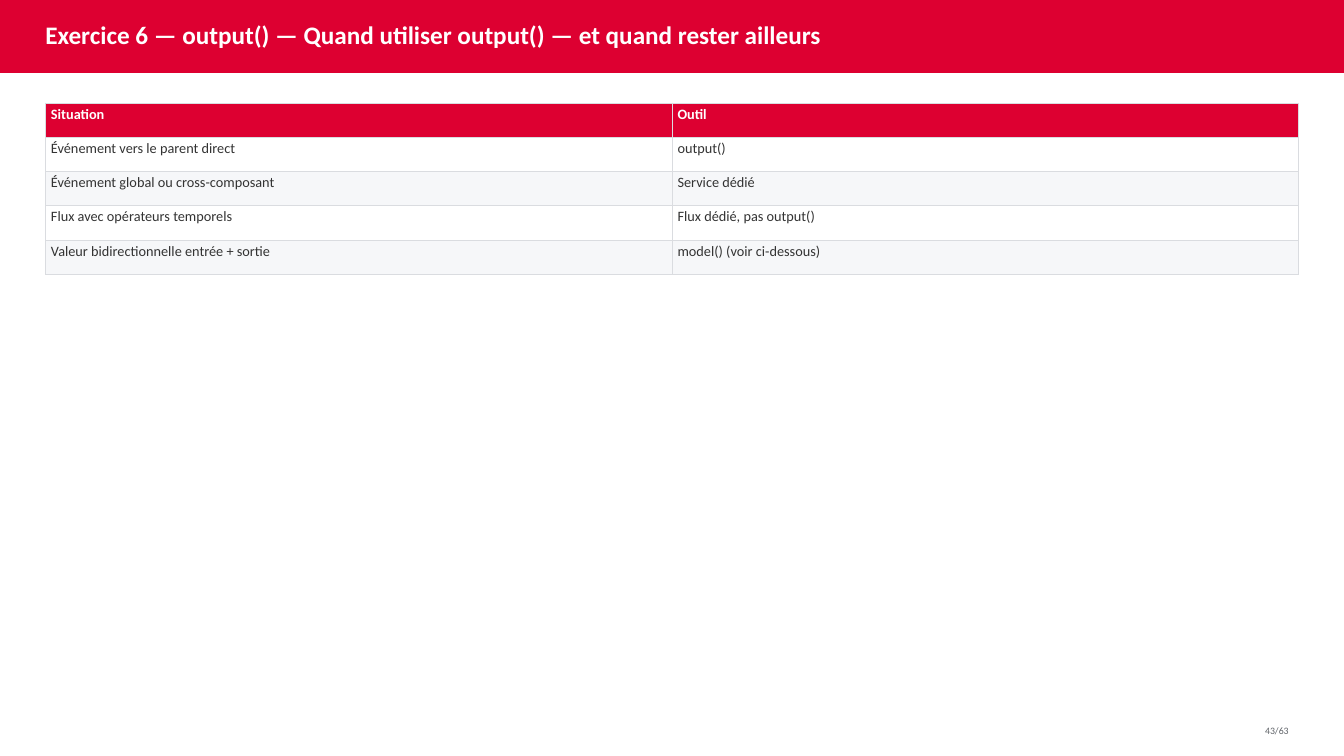
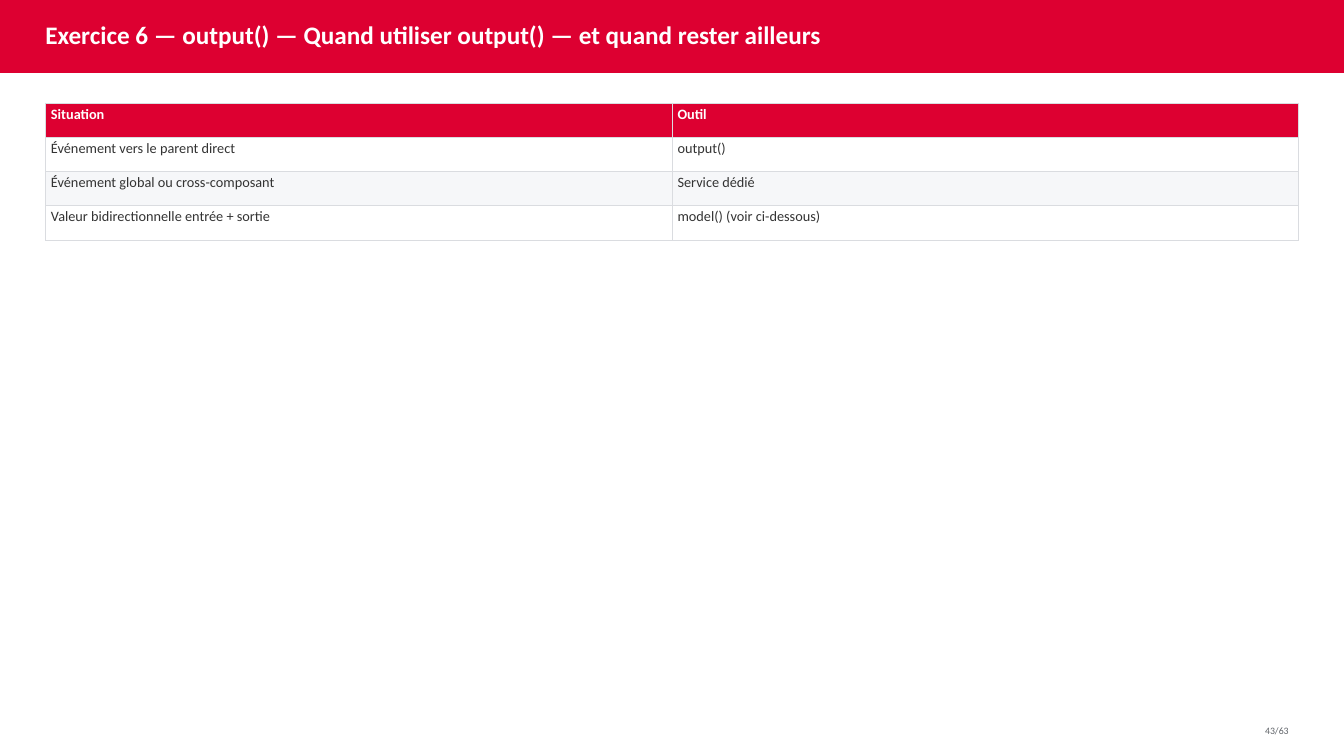
Before and after one commit to AchrafSlaoui/dojo-angular, a slide deck: slide 43 of docs/dojo-signals.pptx. Drawn at 1344x756 pixels with LibreOffice and Linux fonts; fonts in the diff are those of the drawing. Boxes give left, top, right and bottom in pixels: in the first picture for what was removed or moved away, otherwise in the second. Text is boxed around its words. In the diff, an @@ line names an element or a change of style, - is before the commit and + after.

```diff
--- a/docs/dojo-signals.pptx
+++ b/docs/dojo-signals.pptx
@@ table at (45, 103, 1300, 240) @@
-row 4: Flux avec opérateurs temporels | Flux dédié, pas output()
```
Also in this commit, not shown: 1 other slide changed, 4 other files.
